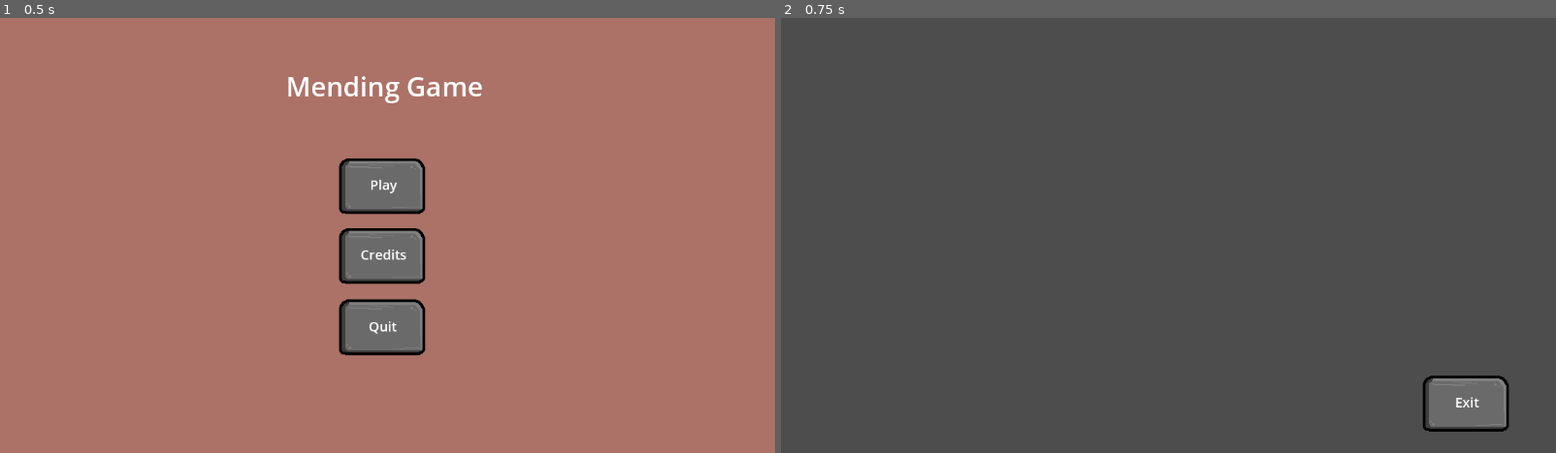
Above: before the commit, frames 1-2 (left to right).
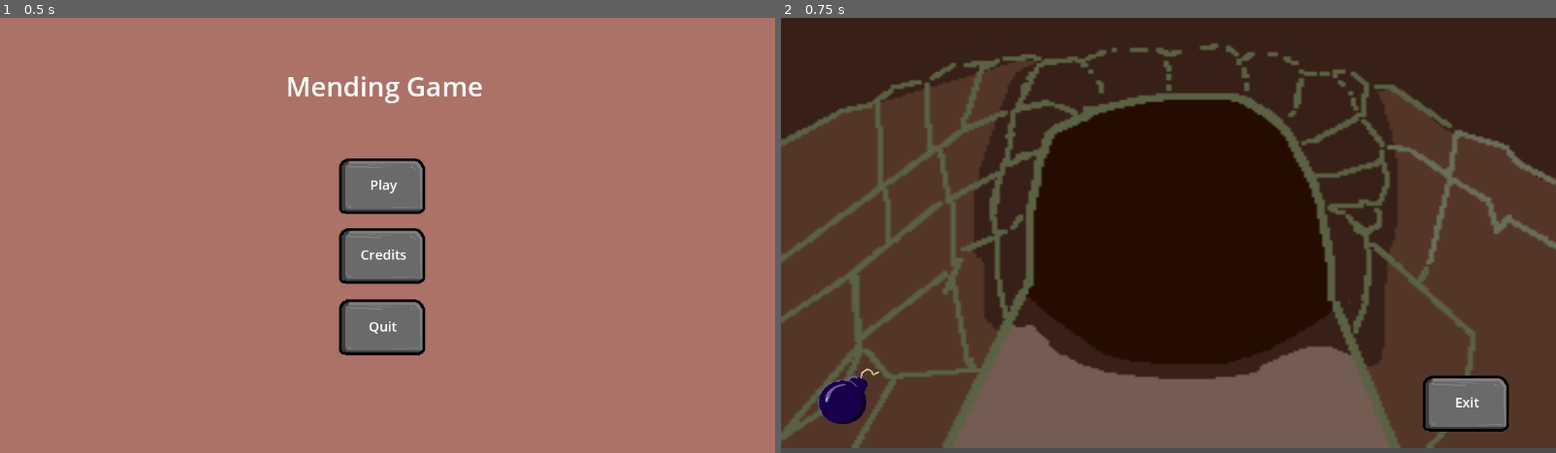
Above: after the commit, the same moments.

Repository: 3vanJB/MendingGame
Game: Godot game, scene res://Scenes/main_menu.tscn
Two runs of this game, one before a commit and one after it. Both use one fixed random seed, a clock stepped at 60 frames per second and the inputs below.
Inputs:
- Up to frame 1 (0.5 s): no input
- Up to frame 2 (0.75 s): click "Play" at 0.5 s

Frame 1 is identical in both runs. In frame 2, 89% of the frame differs, in the area x 0-100%, y 0-99%.

Commit message:
Background Acquired
Added a bad Dungeon background
Also added bomb jpegs

Updated the icon to a bomb image

Diff:
--- a/mending-game/Scenes/level_1.tscn
+++ b/mending-game/Scenes/level_1.tscn
@@ -1,8 +1,15 @@
-[gd_scene load_steps=2 format=3 uid="uid://dusqvx4xwe7fh"]
+[gd_scene load_steps=4 format=3 uid="uid://dusqvx4xwe7fh"]
 
 [ext_resource type="PackedScene" uid="uid://c2dgub3871pso" path="res://Interactable Scenes/transition_button.tscn" id="1_vk57k"]
+[ext_resource type="Texture2D" uid="uid://vlfnoiti1c7r" path="res://Backgrounds/Dungeon_Drop.png" id="2_8ffim"]
+[ext_resource type="Texture2D" uid="uid://ljlqidemkwgl" path="res://Sprites/Bomb_Pixel.png" id="3_xfk5q"]
 
 [node name="Level_1" type="Node2D"]
+
+[node name="DungeonDrop" type="Sprite2D" parent="."]
+position = Vector2(576.50006, 318.5)
+scale = Vector2(3.8633335, 3.2250004)
+texture = ExtResource("2_8ffim")
 
 [node name="TransitionButton" parent="." instance=ExtResource("1_vk57k")]
 offset_left = 940.0
@@ -11,3 +18,7 @@
 offset_bottom = 624.0
 changeScene = "res://Scenes/main_menu.tscn"
 textString = "Exit"
+
+[node name="BombPixel" type="Sprite2D" parent="."]
+position = Vector2(96, 566)
+texture = ExtResource("3_xfk5q")
--- a/mending-game/project.godot
+++ b/mending-game/project.godot
@@ -13,4 +13,4 @@
 config/name="MendingGame"
 run/main_scene="uid://cat5ql7pc5mgr"
 config/features=PackedStringArray("4.5", "Forward Plus")
-config/icon="res://icon.svg"
+config/icon="uid://ca4yukk7xvk8b"
Binary file added: mending-game/Backgrounds/Dungeon_Drop.png
Not shown, added: mending-game/Backgrounds/Dungeon_Drop.png.import
Binary file added: mending-game/Bomb_Pixel_Icon.jpg
Not shown, added: mending-game/Bomb_Pixel_Icon.jpg.import
Binary file added: mending-game/Sprites/Bomb_Pixel.png
Not shown, added: mending-game/Sprites/Bomb_Pixel.png.import
Not shown, added: mending-game/Backgrounds/Dungeon_Drop.kra
